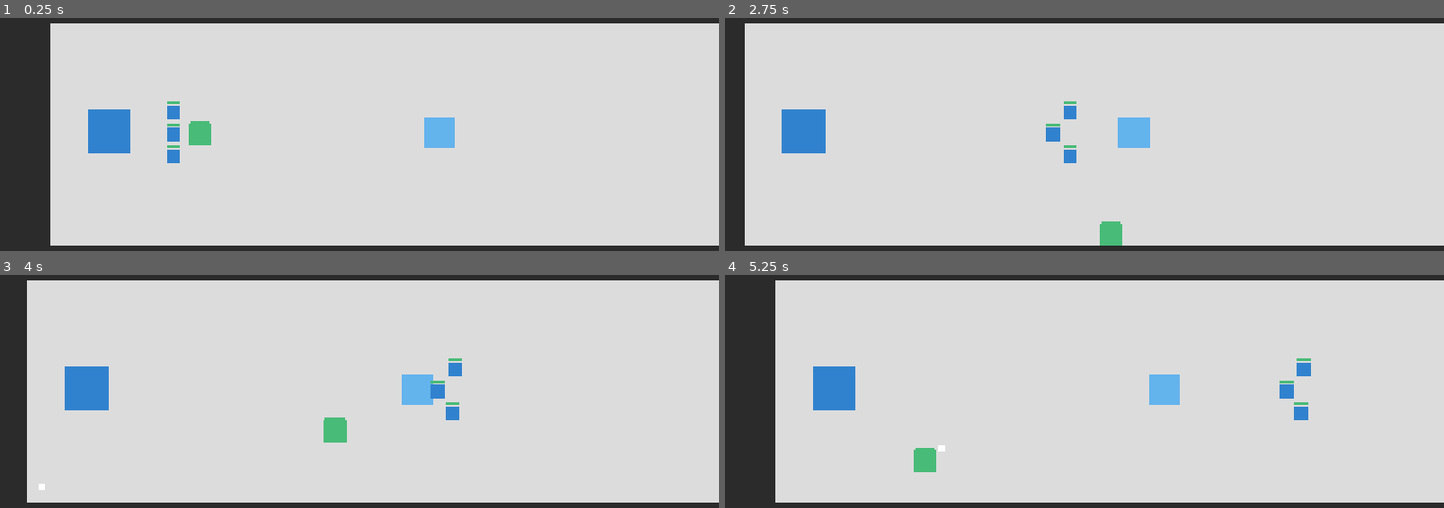
Above: before the commit, frames 1-4 (two rows, left to right).
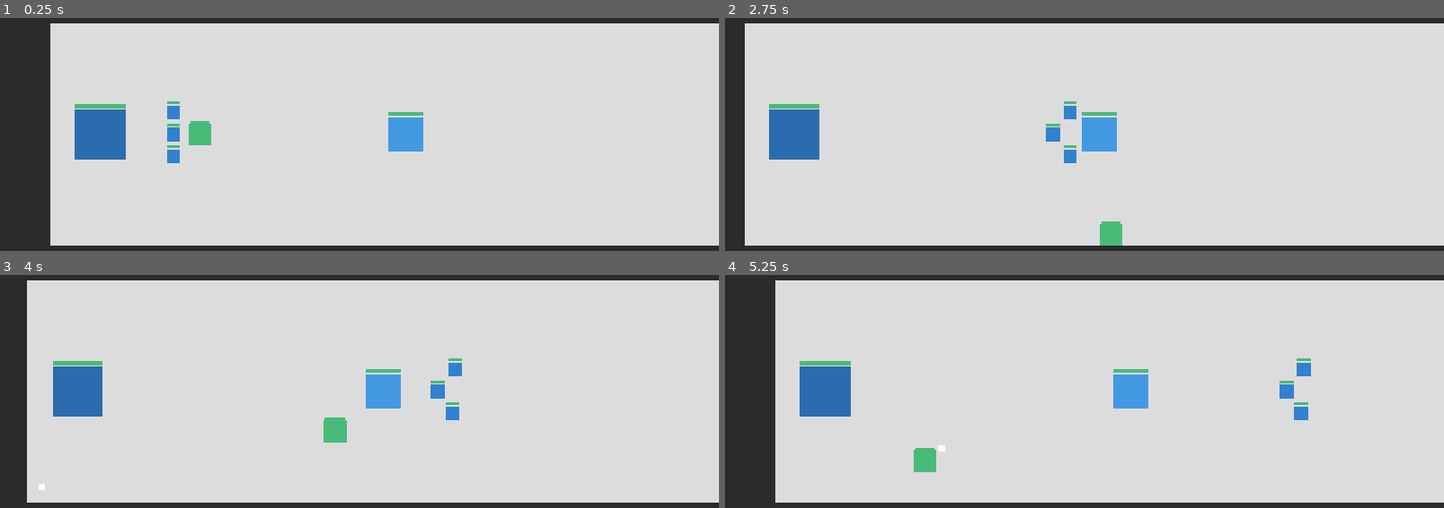
Above: after the commit, the same moments.

Repository: ipz24-rkuzyk-coder/-1v1-MOBA-
Game: Godot game, scene res://main.tscn
Two runs of this game, one before a commit and one after it. Both use one fixed random seed, a clock stepped at 60 frames per second and the inputs below.
Inputs (mouse positions are in pixels of both pictures, inside the frame that each line leads up to):
- Up to frame 1 (0.25 s): no input
- Up to frame 2 (2.75 s): move the mouse to (1242, 113) at 0.52 s; hold Right (ui_right) 0.53-1.28 s; click (1242, 113) at 0.67 s; move the mouse to (940, 155) at 1.27 s; hold Down (ui_down) 1.28-2.03 s; move the mouse to (1156, 45) at 2.02 s; hold Right (ui_right) from 2.03 s (still down)
- Up to frame 3 (4 s): move the mouse to (323, 473) at 2.77 s; release Right (ui_right) at 2.78 s; hold Up (ui_up) 2.78-3.53 s; click (323, 473) at 2.92 s; move the mouse to (575, 452) at 3.52 s; hold Left (ui_left) from 3.53 s (still down)
- Up to frame 4 (5.25 s): move the mouse to (868, 330) at 4.27 s; move the mouse to (1120, 391) at 5.02 s; release Left (ui_left) at 5.03 s; hold Down (ui_down) from 5.03 s (still down); click (1120, 391) at 5.17 s

The runs differ from the first frame. In frame 1, 3.1% of the frame differs, in the area x 10-64%, y 36-61%; in frame 2, 3.2%, in the area x 6-60%, y 36-61%; in frame 3, 3.1%; in frame 4, 3.1%.

Commit message:
Complete Stage 1 core MOBA loop

Diff:
--- a/creep.gd
+++ b/creep.gd
@@ -9,6 +9,7 @@
 
 func _ready() -> void:
 	hp = max_hp
+	$AttackRange.collision_mask = 3 # Бачить і юнітів (шар 1), і вежі/Трони (шар 2)
 	add_to_group("creeps")
 	$AttackTimer.timeout.connect(_on_attack_timer_timeout)
 
@@ -21,7 +22,7 @@
 	var target := get_enemy_in_range()
 
 	if target != null:
-		# Зупиняємось і б'ємо ворога
+		# Зупиняємось і б'ємо ворога або вежу
 		velocity = Vector2.ZERO
 		if $AttackTimer.is_stopped():
 			$AttackTimer.start()
--- a/main.gd
+++ b/main.gd
@@ -4,19 +4,49 @@
 
 func _ready() -> void:
 	$WaveTimer.timeout.connect(spawn_wave)
-	spawn_wave() # Перша хвиля виходить одразу на старті матчу
+	$PlayerThrone.throne_destroyed.connect(_on_throne_destroyed)
+	$BotThrone.throne_destroyed.connect(_on_throne_destroyed)
+
+	# Налаштування екрану кінця матчу
+	var vp_size := get_viewport_rect().size
+	$CanvasLayer/EndScreen.visible = false
+	$CanvasLayer/EndScreen.color = Color(0, 0, 0, 0.75)
+	$CanvasLayer/EndScreen.size = vp_size
+
+	$CanvasLayer/EndScreen/ResultLabel.size = Vector2(400, 80)
+	$CanvasLayer/EndScreen/ResultLabel.position = Vector2(vp_size.x / 2.0 - 200.0, vp_size.y / 2.0 - 110.0)
+	$CanvasLayer/EndScreen/ResultLabel.horizontal_alignment = HORIZONTAL_ALIGNMENT_CENTER
+	$CanvasLayer/EndScreen/ResultLabel.add_theme_font_size_override("font_size", 48)
+
+	$CanvasLayer/EndScreen/RestartButton.text = "Грати знову"
+	$CanvasLayer/EndScreen/RestartButton.size = Vector2(200, 50)
+	$CanvasLayer/EndScreen/RestartButton.position = Vector2(vp_size.x / 2.0 - 100.0, vp_size.y / 2.0)
+	$CanvasLayer/EndScreen/RestartButton.pressed.connect(_on_restart_pressed)
+
+	spawn_wave()
 
 func spawn_wave() -> void:
 	var offsets := [-35.0, 0.0, 35.0]
 	for y_offset in offsets:
-		# Синій крип гравця (виходить перед синім Троном і йде вправо)
 		var blue_creep := CREEP_SCENE.instantiate()
 		blue_creep.direction = 1
 		blue_creep.position = Vector2(245, 324 + y_offset)
 		add_child(blue_creep)
 
-		# Червоний крип бота (виходить перед червоним Троном і йде вліво)
 		var red_creep := CREEP_SCENE.instantiate()
 		red_creep.direction = -1
 		red_creep.position = Vector2(2555, 324 + y_offset)
 		add_child(red_creep)
+
+func _on_throne_destroyed(losing_team: int) -> void:
+	$WaveTimer.stop()
+	$CanvasLayer/EndScreen.visible = true
+	if losing_team == -1:
+		$CanvasLayer/EndScreen/ResultLabel.text = "ПЕРЕМОГА!"
+		$CanvasLayer/EndScreen/ResultLabel.modulate = Color("#48bb78")
+	else:
+		$CanvasLayer/EndScreen/ResultLabel.text = "ПОРАЗКА!"
+		$CanvasLayer/EndScreen/ResultLabel.modulate = Color("#f56565")
+
+func _on_restart_pressed() -> void:
+	get_tree().reload_current_scene()
--- a/main.tscn
+++ b/main.tscn
@@ -2,6 +2,7 @@
 
 [ext_resource type="Script" uid="uid://etuvhyj1yfyg" path="res://main.gd" id="1_0xm2m"]
 [ext_resource type="PackedScene" uid="uid://cbh4ddv262dhu" path="res://player.tscn" id="1_ig7tw"]
+[ext_resource type="PackedScene" uid="uid://cvmxumw1woe1j" path="res://structure.tscn" id="3_h2yge"]
 
 [sub_resource type="RectangleShape2D" id="RectangleShape2D_ig7tw"]
 size = Vector2(2800, 40)
@@ -34,34 +35,6 @@
 offset_bottom = 504.0
 color = Color(0.3529412, 0.60784316, 0.8352941, 1)
 
-[node name="PlayerThrone" type="ColorRect" parent="." unique_id=309695915]
-offset_left = 140.0
-offset_top = 284.0
-offset_right = 210.0
-offset_bottom = 354.0
-color = Color(0.19215687, 0.50980395, 0.80784315, 1)
-
-[node name="PlayerTower" type="ColorRect" parent="." unique_id=315901454]
-offset_left = 680.0
-offset_top = 296.0
-offset_right = 730.0
-offset_bottom = 346.0
-color = Color(0.3882353, 0.7019608, 0.92941177, 1)
-
-[node name="BotTower" type="ColorRect" parent="." unique_id=1621041040]
-offset_left = 2064.0
-offset_top = 296.0
-offset_right = 2114.0
-offset_bottom = 346.0
-color = Color(0.9882353, 0.5058824, 0.5058824, 1)
-
-[node name="BotThrone" type="ColorRect" parent="." unique_id=1079757140]
-offset_left = 2580.0
-offset_top = 284.0
-offset_right = 2650.0
-offset_bottom = 354.0
-color = Color(0.77254903, 0.1882353, 0.1882353, 1)
-
 [node name="Player" parent="." unique_id=1699101640 instance=ExtResource("1_ig7tw")]
 position = Vector2(320, 324)
 
@@ -86,3 +59,37 @@
 [node name="WaveTimer" type="Timer" parent="." unique_id=883010905]
 wait_time = 8.0
 autostart = true
+
+[node name="PlayerThrone" parent="." unique_id=884801317 instance=ExtResource("3_h2yge")]
+position = Vector2(160, 324)
+is_throne = true
+max_hp = 1200.0
+
+[node name="PlayerTower" parent="." unique_id=2063465649 instance=ExtResource("3_h2yge")]
+position = Vector2(650, 324)
+
+[node name="BotTower" parent="." unique_id=2132823612 instance=ExtResource("3_h2yge")]
+position = Vector2(2150, 324)
+direction = -1
+
+[node name="BotThrone" parent="." unique_id=1420866494 instance=ExtResource("3_h2yge")]
+position = Vector2(2640, 324)
+direction = -1
+is_throne = true
+max_hp = 1200.0
+
+[node name="CanvasLayer" type="CanvasLayer" parent="." unique_id=910743396]
+
+[node name="EndScreen" type="ColorRect" parent="CanvasLayer" unique_id=958999190]
+offset_right = 40.0
+offset_bottom = 40.0
+
+[node name="ResultLabel" type="Label" parent="CanvasLayer/EndScreen" unique_id=1230226584]
+layout_mode = 0
+offset_right = 40.0
+offset_bottom = 23.0
+
+[node name="RestartButton" type="Button" parent="CanvasLayer/EndScreen" unique_id=2096422502]
+layout_mode = 0
+offset_right = 8.0
+offset_bottom = 8.0
--- a/player.gd
+++ b/player.gd
@@ -14,6 +14,7 @@
 func _ready() -> void:
 	hp = max_hp
 	hp_bar_width = $HpBar.size.x
+	collision_mask = 3 # Взаємодіє зі стінами, юнітами та будівлями
 
 func _physics_process(delta: float) -> void:
 	# Рух на WASD або стрілки
--- a/projectile.gd
+++ b/projectile.gd
@@ -6,6 +6,9 @@
 var move_direction: Vector2 = Vector2.RIGHT
 
 func _ready() -> void:
+	collision_mask = 3 # Бачить і юнітів (шар 1), і вежі/Трони (шар 2)
+	if team == -1:
+		$ColorRect.color = Color("#fc8181")
 	body_entered.connect(_on_body_entered)
 	get_tree().create_timer(1.2).timeout.connect(queue_free)
 
@@ -13,8 +16,9 @@
 	position += move_direction * speed * delta
 
 func _on_body_entered(body: Node2D) -> void:
-	if body is StaticBody2D:
+	if "direction" in body:
+		if body.has_method("take_damage") and body.direction != team:
+			body.take_damage(damage)
+			queue_free()
+	elif body is StaticBody2D:
 		queue_free()
-	elif body.has_method("take_damage") and "direction" in body and body.direction != team:
-		body.take_damage(damage)
-		queue_free()
--- /dev/null
+++ b/structure.gd
@@ -0,0 +1,71 @@
+extends StaticBody2D
+
+signal throne_destroyed(losing_team: int)
+
+const PROJECTILE_SCENE = preload("res://projectile.tscn")
+
+@export var direction: int = 1 # 1 — сині (гравець), -1 — червоні (бот)
+@export var is_throne: bool = false
+@export var max_hp: float = 600.0
+@export var attack_damage: float = 45.0
+
+var hp: float
+var hp_bar_width: float = 56.0
+
+func _ready() -> void:
+	collision_layer = 2 # Окремий шар для будівель, щоб крипи не застрягали в них
+
+	if is_throne:
+		$ColorRect.size = Vector2(80, 80)
+		$ColorRect.position = Vector2(-40, -40)
+		var rect := RectangleShape2D.new()
+		rect.size = Vector2(80, 80)
+		$CollisionShape2D.shape = rect
+		$HpBar.size = Vector2(80, 6)
+		$HpBar.position = Vector2(-40, -49)
+
+	hp = max_hp
+	hp_bar_width = $HpBar.size.x
+
+	if direction == 1:
+		$ColorRect.color = Color("#2b6cb0") if is_throne else Color("#4299e1")
+	else:
+		$ColorRect.color = Color("#c53030") if is_throne else Color("#f56565")
+
+	if not is_throne:
+		$AttackTimer.timeout.connect(_on_attack_timer_timeout)
+
+func _physics_process(_delta: float) -> void:
+	if is_throne:
+		return
+	var target := get_enemy_in_range()
+	if target != null:
+		if $AttackTimer.is_stopped():
+			$AttackTimer.start()
+	elif not $AttackTimer.is_stopped():
+		$AttackTimer.stop()
+
+func get_enemy_in_range() -> Node2D:
+	for body in $AttackRange.get_overlapping_bodies():
+		if body != self and body.has_method("take_damage") and "direction" in body and body.direction != direction:
+			return body
+	return null
+
+func _on_attack_timer_timeout() -> void:
+	var target := get_enemy_in_range()
+	if target != null:
+		var dir := (target.global_position - global_position).normalized()
+		var shot := PROJECTILE_SCENE.instantiate()
+		shot.team = direction
+		shot.damage = attack_damage
+		shot.global_position = global_position + dir * 34.0
+		shot.move_direction = dir
+		get_parent().add_child(shot)
+
+func take_damage(amount: float) -> void:
+	hp -= amount
+	$HpBar.size.x = hp_bar_width * max(hp, 0.0) / max_hp
+	if hp <= 0.0:
+		if is_throne:
+			throne_destroyed.emit(direction)
+		queue_free()
--- /dev/null
+++ b/structure.tscn
@@ -0,0 +1,36 @@
+[gd_scene format=3 uid="uid://cvmxumw1woe1j"]
+
+[ext_resource type="Script" uid="uid://1yi2onvttnuq" path="res://structure.gd" id="1_wjqp0"]
+
+[sub_resource type="RectangleShape2D" id="RectangleShape2D_14cdr"]
+size = Vector2(56, 56)
+
+[sub_resource type="CircleShape2D" id="CircleShape2D_htemk"]
+radius = 260.0
+
+[node name="Structure" type="StaticBody2D" unique_id=884801317]
+script = ExtResource("1_wjqp0")
+
+[node name="ColorRect" type="ColorRect" parent="." unique_id=1287224088]
+offset_left = -28.0
+offset_top = -28.0
+offset_right = 28.0
+offset_bottom = 28.0
+
+[node name="CollisionShape2D" type="CollisionShape2D" parent="." unique_id=1547830743]
+shape = SubResource("RectangleShape2D_14cdr")
+
+[node name="HpBar" type="ColorRect" parent="." unique_id=1593315836]
+offset_left = -28.0
+offset_top = -36.0
+offset_right = 28.0
+offset_bottom = -30.0
+color = Color(0.28235295, 0.73333335, 0.47058824, 1)
+
+[node name="AttackRange" type="Area2D" parent="." unique_id=711263275]
+
+[node name="CollisionShape2D" type="CollisionShape2D" parent="AttackRange" unique_id=2009799811]
+shape = SubResource("CircleShape2D_htemk")
+
+[node name="AttackTimer" type="Timer" parent="." unique_id=2075323470]
+wait_time = 1.2
Not shown, added: structure.gd.uid
